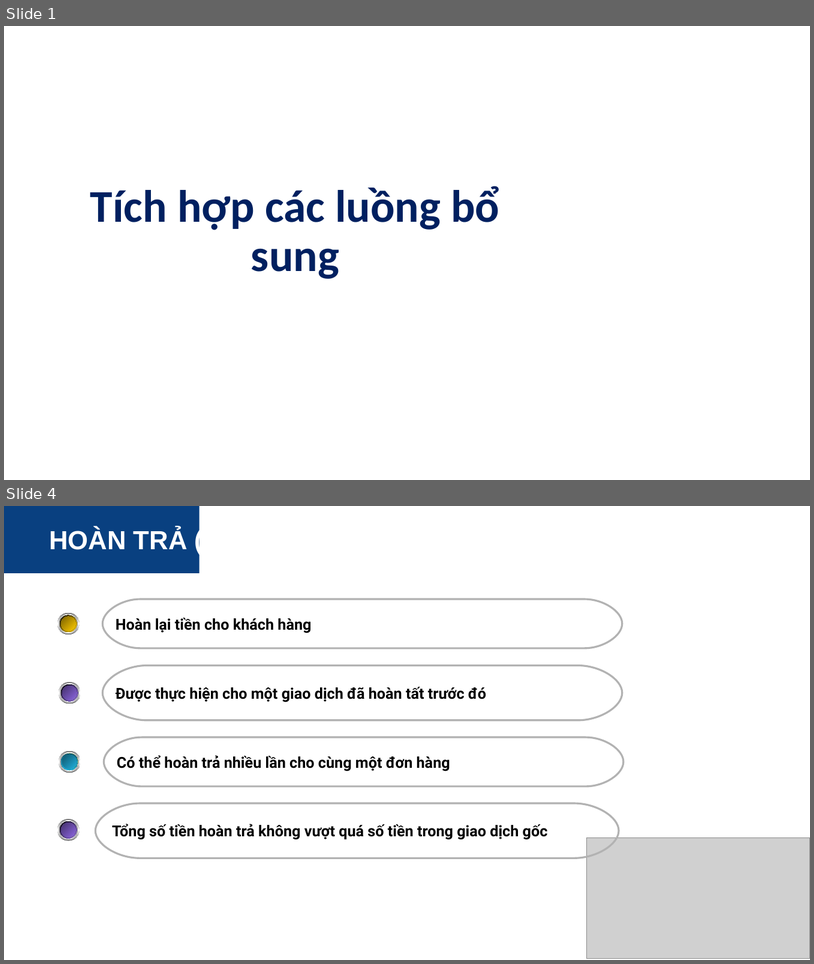
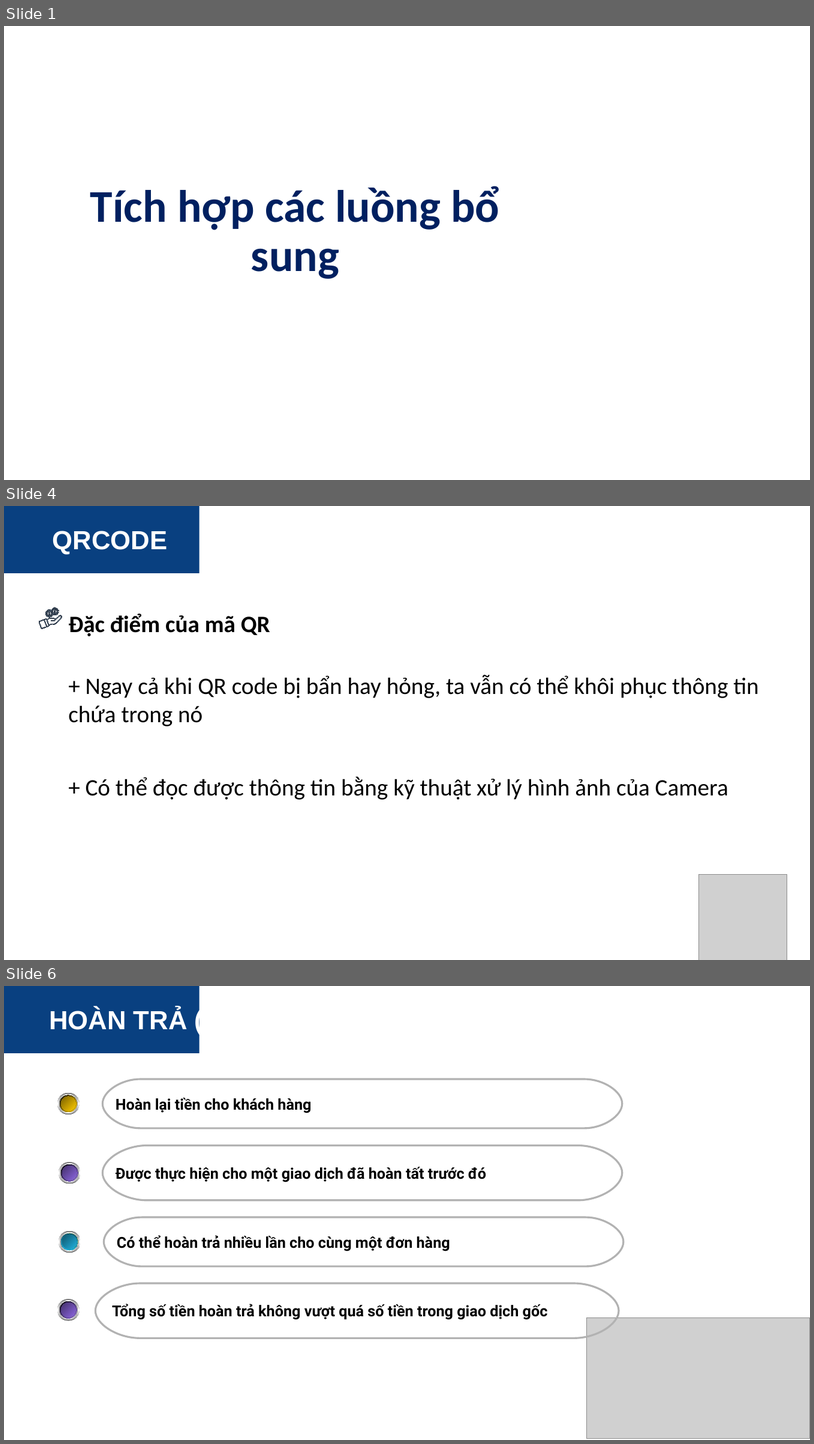
Before and after one commit to ducbinhit/JetPay_DucBinh, a slide deck: TaiLieu/NAPAS-Thanh toan dien tu - Copy.pptx. Shown one above the other, each under a label of ours: slides 1 and 4 before the commit, slides 1, 4 and 6 after it; the slides between them are not shown. The pictures are 814x964 and 814x1444 pixels, drawn with LibreOffice and Linux fonts; fonts in the diff are those of the drawing; grey boxes stand for pictures; background and template pictures are left out. Boxes give left, top, right and bottom in pixels: in the first picture for what was removed or moved away, otherwise in the second. Text is boxed around its words. In the diff, an @@ line names an element or a change of style, - is before the commit and + after.

Commit message:
diagram qrcode , refund napas

```diff
--- a/TaiLieu/NAPAS-Thanh toan dien tu - Copy.pptx
+++ b/TaiLieu/NAPAS-Thanh toan dien tu - Copy.pptx
@@ slide 4 added at (4,506,810,960), background #FFFFFF; not listed: 3 template elements that a slide beside it also shows @@
@@ text added at (53,531,168,555), 31.2 pt, text #FFFFFF, bold @@
+QRCODE
@@ group added at (38,607,270,636): 5 freeform shapes, 1 text @@
+Đặc điểm của mã QR
@@ text added at (68,675,759,726), 28 pt, text #000000 @@
++ Ngay cả khi QR code bị bẩn hay hỏng, ta vẫn có thể khôi phục thông tin chứa trong nó
@@ text added at (86,776,729,799), 28 pt, text #000000 @@
++ Có thể đọc được thông tin bằng kỹ thuật xử lý hình ảnh của Camera
@@ picture added at (699,874,788,960) @@
@@ what was slide 4 is now slide 6 @@
```
Also in this commit, not shown: 1 slide changed, 2 other slides added, 4 other files.
